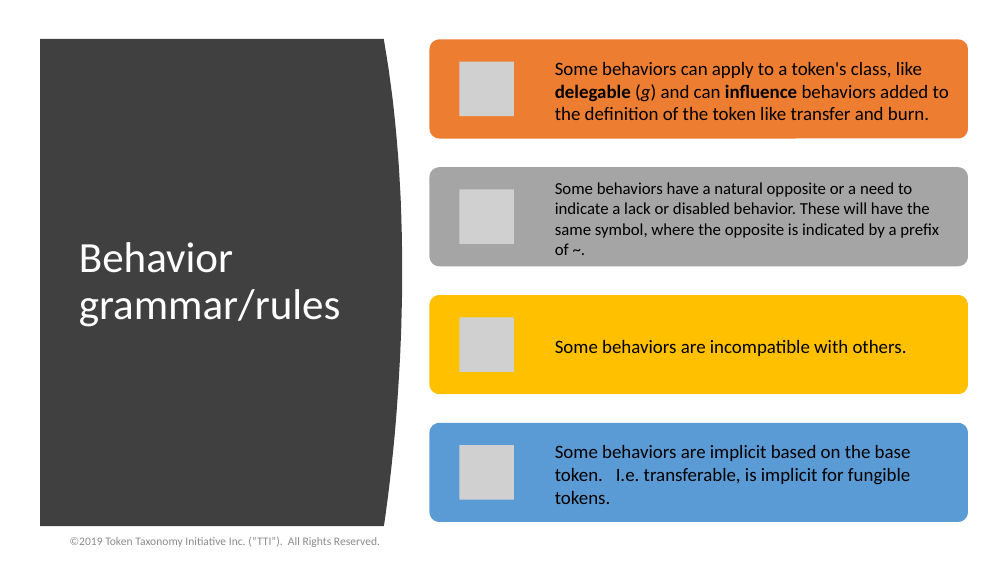
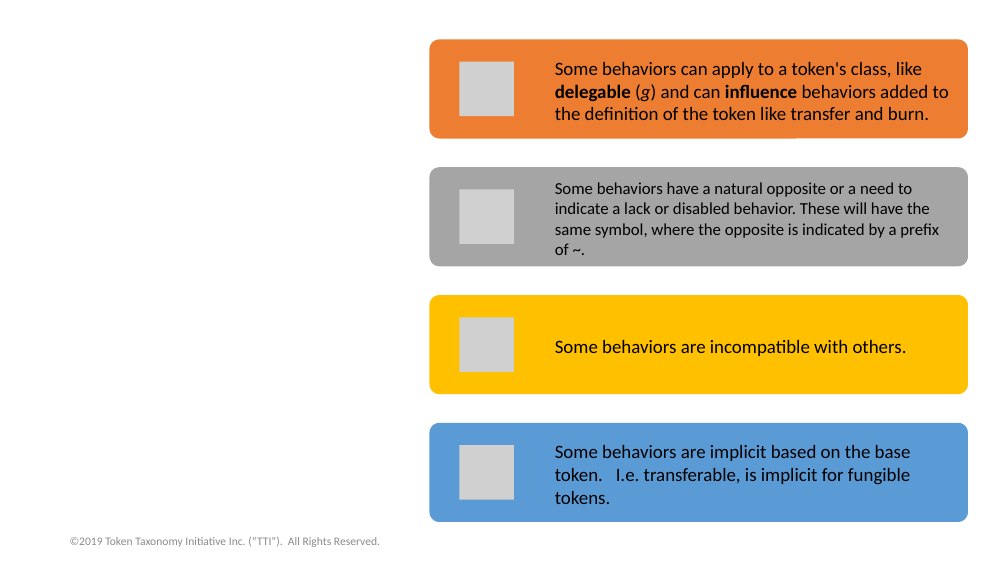
Before and after one commit to vipinsun/TokenTaxonomyFramework-pub, a slide deck: slide 19 of presentations/TTF-Presentation.pptx. Drawn at 1008x567 pixels with LibreOffice and Linux fonts; fonts in the diff are those of the drawing; grey boxes stand for pictures. Boxes give left, top, right and bottom in pixels: in the first picture for what was removed or moved away, otherwise in the second. Text is boxed around its words. In the diff, an @@ line names an element or a change of style, - is before the commit and + after.

```diff
--- a/presentations/TTF-Presentation.pptx
+++ b/presentations/TTF-Presentation.pptx
@@ freeform shape removed at bbox=[40, 39, 402, 526] @@
@@ title removed at bbox=[79, 242, 341, 327] @@
-Behavior grammar/rules
```
Also in this commit, not shown: 23 other slides changed, 19 other files.
